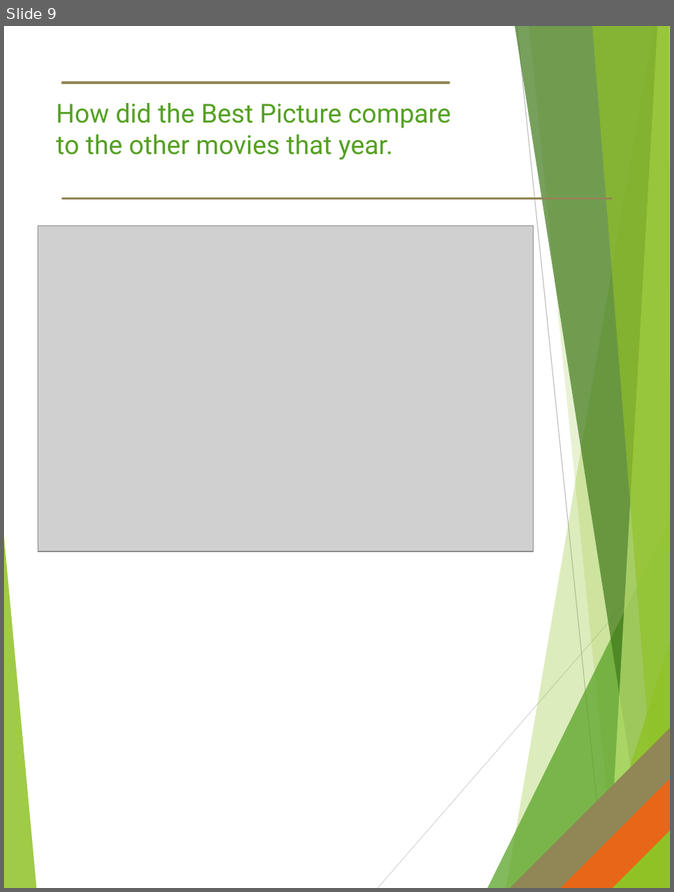
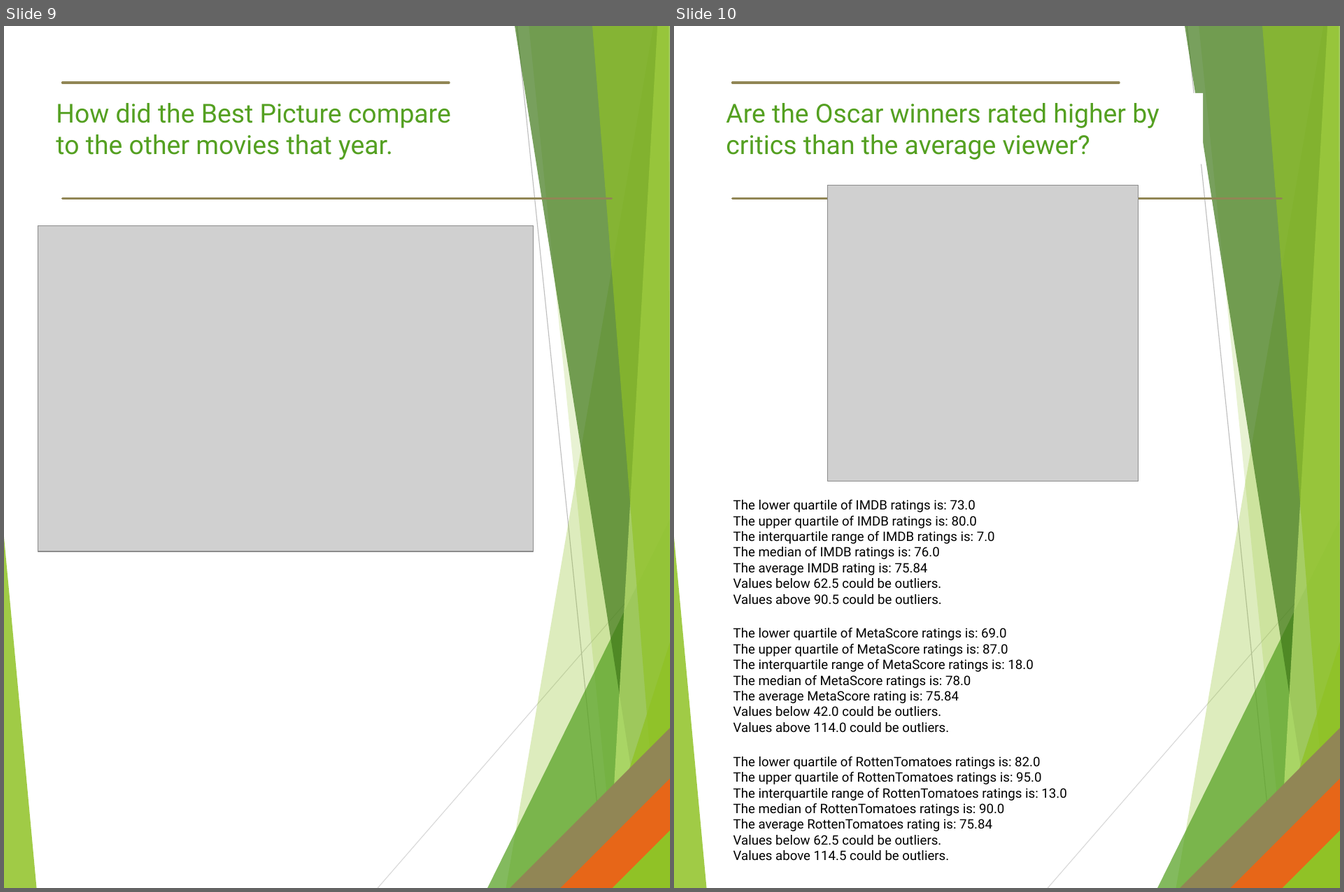
Before and after one commit to newton1021/project1, a slide deck: ANALYZING THE OSCARS.pptx. Shown side by side, each under a label of ours: slide 9 before the commit, slides 9 and 10 after it. The pictures are 674x892 and 1344x892 pixels, drawn with LibreOffice and Linux fonts; fonts in the diff are those of the drawing; grey boxes stand for pictures. Boxes give left, top, right and bottom in pixels: in the first picture for what was removed or moved away, otherwise in the second. Text is boxed around its words. In the diff, an @@ line names an element or a change of style, - is before the commit and + after.

```diff
--- a/ANALYZING THE OSCARS.pptx
+++ b/ANALYZING THE OSCARS.pptx
@@ slide 10 added at <box>674,26,1340,888</box>, background #FFFFFF; not listed: 15 template elements that a slide beside it also shows @@
@@ text added at <box>726,103,1159,160</box>, 24 pt, text #54A021 @@
+Are the Oscar winners rated higher by critics than the average viewer?
@@ picture added at <box>828,185,1138,482</box> @@
@@ text added at <box>733,500,995,605</box>, 12 pt, text #000000 @@
+The lower quartile of IMDB ratings is: 73.0
+The upper quartile of IMDB ratings is: 80.0
+The interquartile range of IMDB ratings is: 7.0
+The median of IMDB ratings is: 76.0
+The average IMDB rating is: 75.84
+Values below 62.5 could be outliers.
+Values above 90.5 could be outliers.
@@ text added at <box>733,628,1033,733</box>, 12 pt, text #000000 @@
+The lower quartile of MetaScore ratings is: 69.0
+The upper quartile of MetaScore ratings is: 87.0
+The interquartile range of MetaScore ratings is: 18.0
+The median of MetaScore ratings is: 78.0
+The average MetaScore rating is: 75.84
+Values below 42.0 could be outliers.
+Values above 114.0 could be outliers.
@@ text added at <box>733,757,1067,861</box>, 12 pt, text #000000 @@
+The lower quartile of RottenTomatoes ratings is: 82.0
+The upper quartile of RottenTomatoes ratings is: 95.0
+The interquartile range of RottenTomatoes ratings is: 13.0
+The median of RottenTomatoes ratings is: 90.0
+The average RottenTomatoes rating is: 75.84
+Values below 62.5 could be outliers.
+Values above 114.5 could be outliers.
```
Also in this commit, not shown: 2 slides changed, 1 other slide added, 1 other file.
